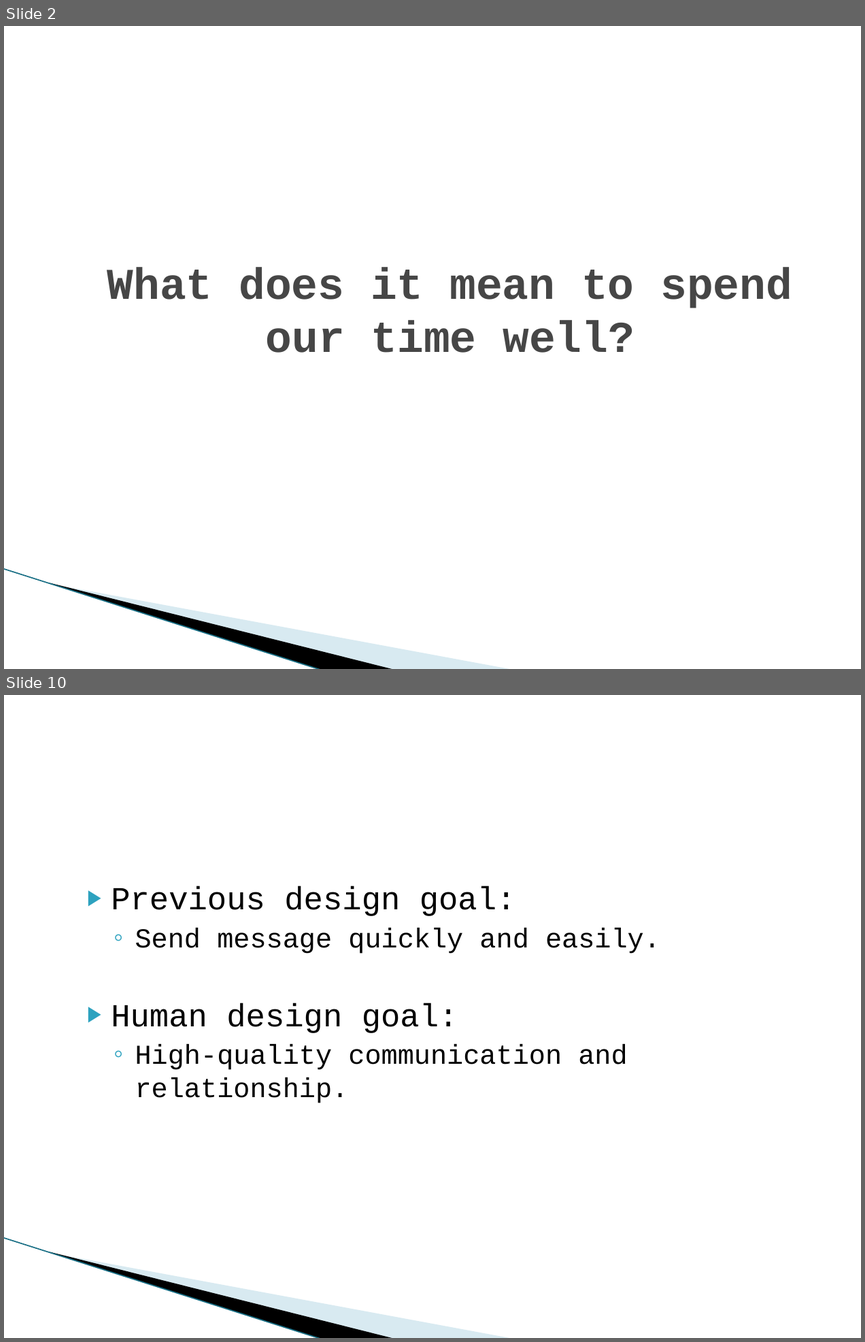
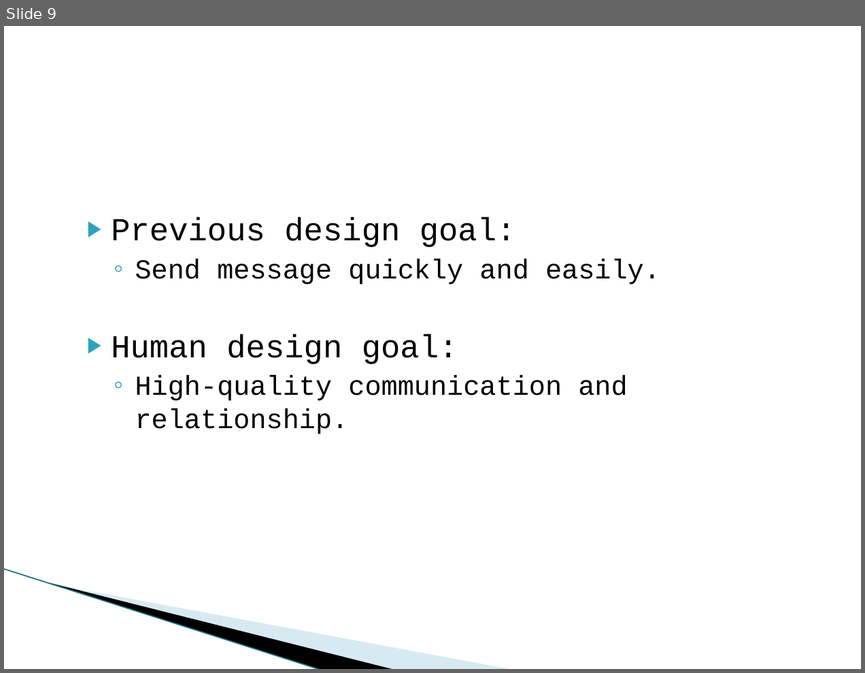
Before and after one commit to Tayyabt120/temp, a slide deck: How better tech could protect us from distraction.pptx. Shown one above the other, each under a label of ours: slides 2 and 10 before the commit, slide 9 after it; the slides between them are not shown. The pictures are 865x1342 and 865x673 pixels, drawn with LibreOffice and Linux fonts; fonts in the diff are those of the drawing; background and template pictures are left out. Boxes give left, top, right and bottom in pixels: in the first picture for what was removed or moved away, otherwise in the second. Text is boxed around its words. In the diff, an @@ line names an element or a change of style, - is before the commit and + after.

```diff
--- a/How better tech could protect us from distraction.pptx
+++ b/How better tech could protect us from distraction.pptx
@@ slide 2 removed at <box>4,26,861,669</box>, background #FFFFFF; not listed: 3 template elements that a slide beside it also shows @@
@@ title removed at <box>107,267,792,352</box> @@
-What does it mean to spend our time well?
@@ what was slide 10 is now slide 9 @@
```
Also in this commit, not shown: 3 slides changed, 7 slides added, 7 other slides removed.
